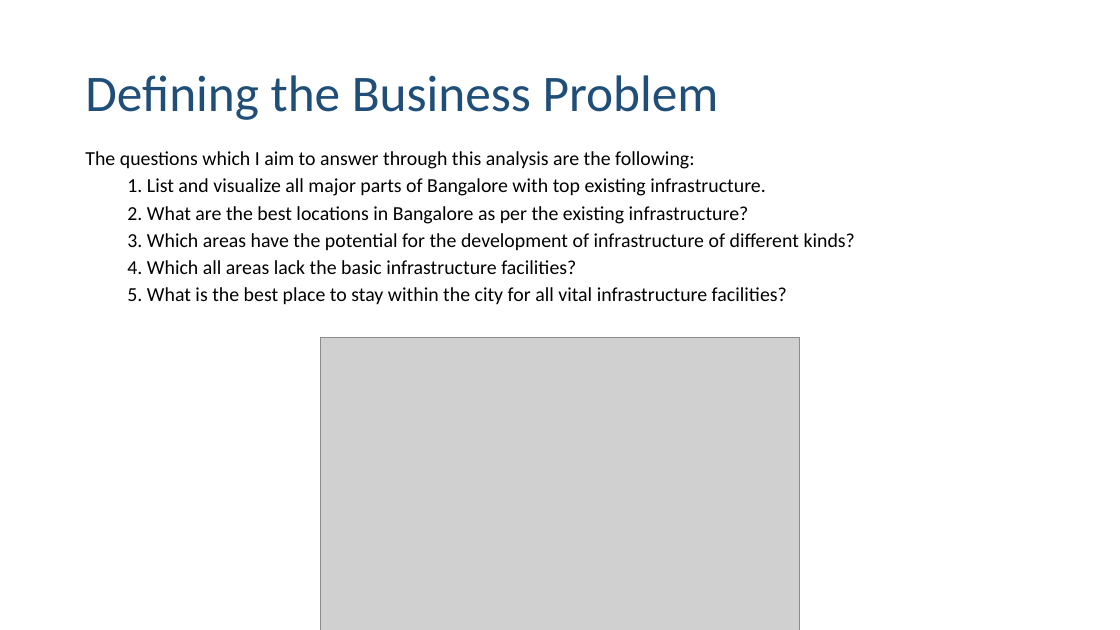
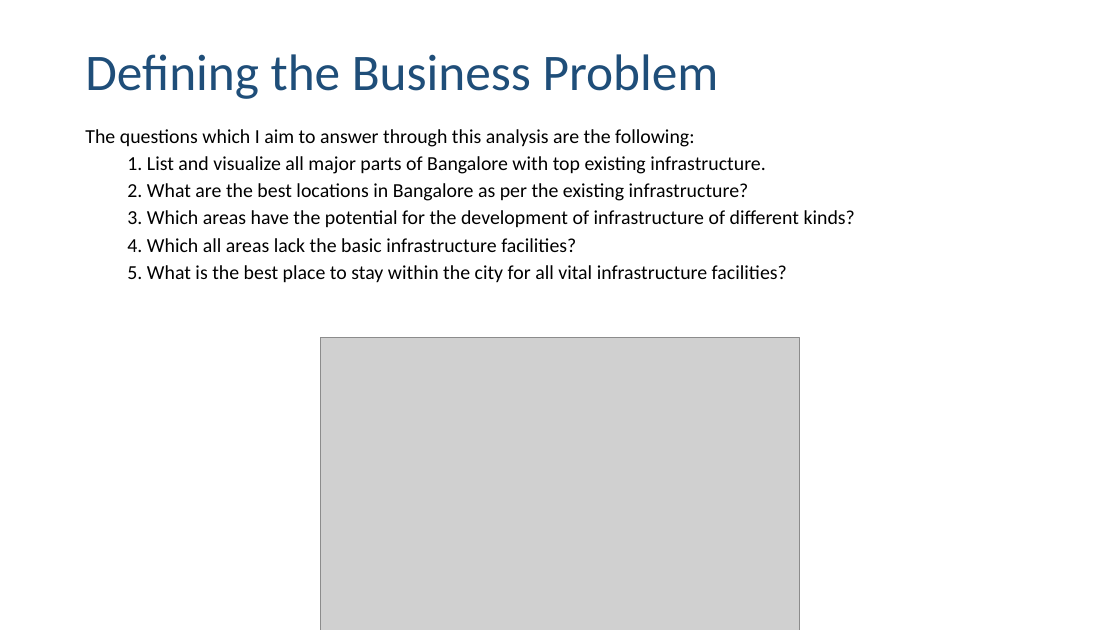
Before and after one commit to mehatabnabi/Coursera_Capstone, a slide deck: slide 4 of week 4/IBM_Capstone_DS.pptx. Drawn at 1120x630 pixels with LibreOffice and Linux fonts; fonts in the diff are those of the drawing; grey boxes stand for pictures. Boxes give left, top, right and bottom in pixels: in the first picture for what was removed or moved away, otherwise in the second. Text is boxed around its words. In the diff, an @@ line names an element or a change of style, - is before the commit and + after.

```diff
--- a/week 4/IBM_Capstone_DS.pptx
+++ b/week 4/IBM_Capstone_DS.pptx
@@ title "Defining the Business Problem": place and size @@
-title "Defining the Business Problem" at bbox=[85, 75, 719, 120]
+title "Defining the Business Problem" at bbox=[85, 54, 719, 99]
@@ text "The questions which I aim ...": place and size @@
-text "The questions which I aim ..." at bbox=[85, 151, 855, 305]
+text "The questions which I aim ..." at bbox=[85, 129, 855, 283]
```
Also in this commit, not shown: 3 other slides changed, 3 other files.
